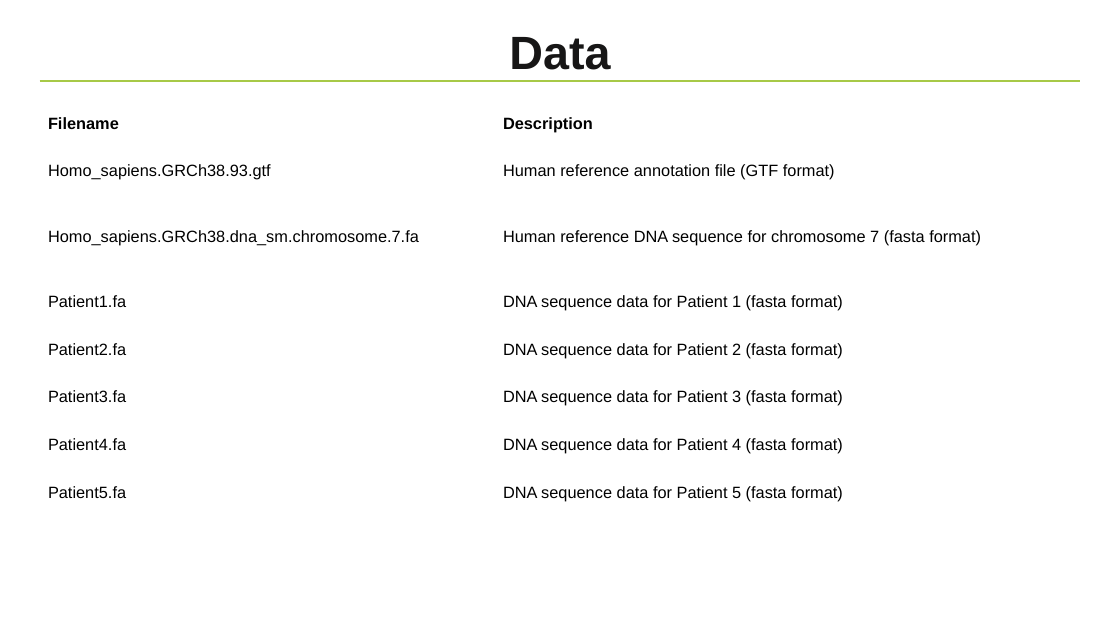
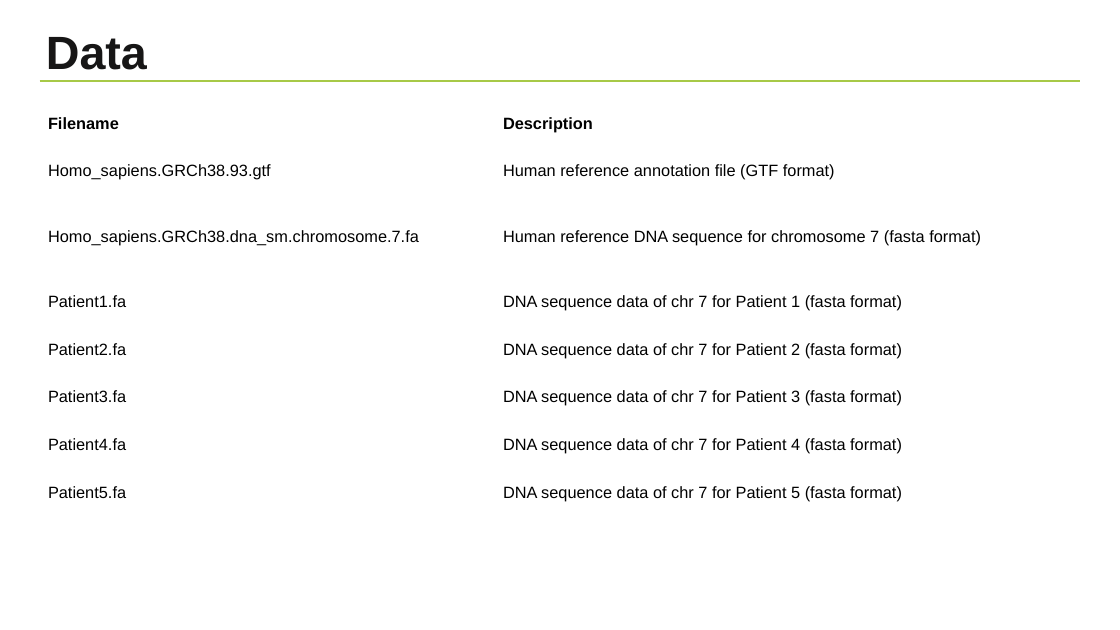
Before and after one commit to NBISweden/workshop-python, a slide deck: slide 7 of lectures/Project.pptx. Drawn at 1120x630 pixels with LibreOffice and Linux fonts; fonts in the diff are those of the drawing; background and template pictures are left out. Boxes give left, top, right and bottom in pixels: in the first picture for what was removed or moved away, otherwise in the second. Text is boxed around its words. In the diff, an @@ line names an element or a change of style, - is before the commit and + after.

```diff
--- a/lectures/Project.pptx
+++ b/lectures/Project.pptx
@@ title "Data" at (x1=46, y1=37, x2=147, y2=70): alignment centre to left @@
@@ table at (x1=39, y1=100, x2=1096, y2=517) @@
-row 4, column 2: DNA sequence data for Patient 1 (fasta format)
+row 4, column 2: DNA sequence data of chr 7 for Patient 1 (fasta format)
-row 5, column 2: DNA sequence data for Patient 2 (fasta format)
+row 5, column 2: DNA sequence data of chr 7 for Patient 2 (fasta format)
-row 6, column 2: DNA sequence data for Patient 3 (fasta format)
+row 6, column 2: DNA sequence data of chr 7 for Patient 3 (fasta format)
-row 7, column 2: DNA sequence data for Patient 4 (fasta format)
+row 7, column 2: DNA sequence data of chr 7 for Patient 4 (fasta format)
-row 8, column 2: DNA sequence data for Patient 5 (fasta format)
+row 8, column 2: DNA sequence data of chr 7 for Patient 5 (fasta format)
```
Also in this commit, not shown: 11 other slides changed, 2 slides added, 1 other file.
